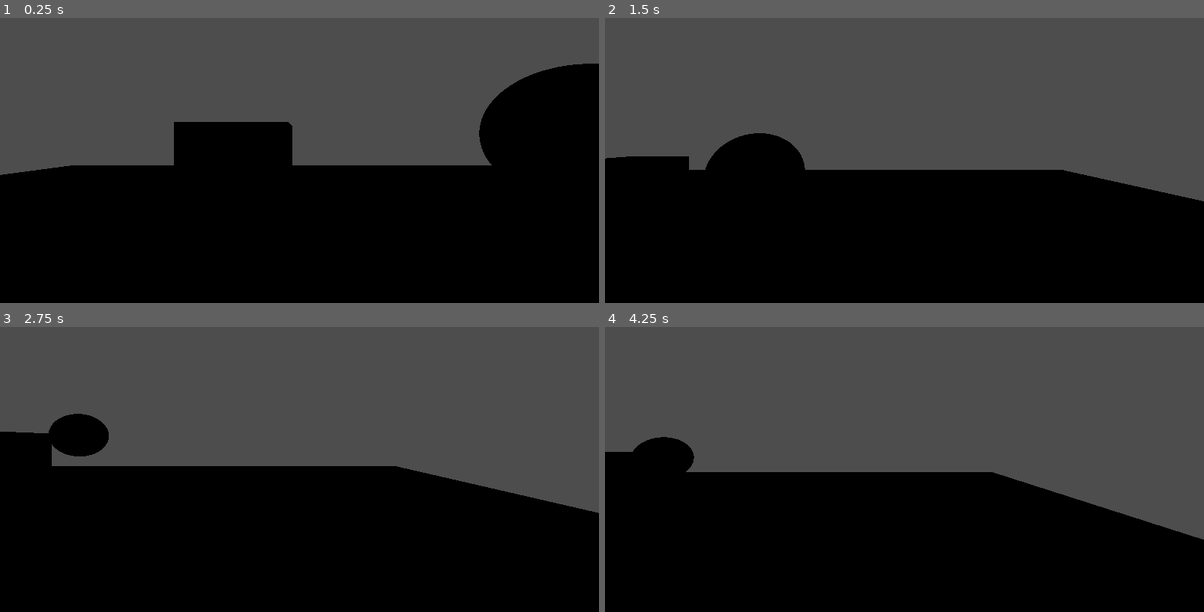
Above: before the commit, frames 1-4 (two rows, left to right).
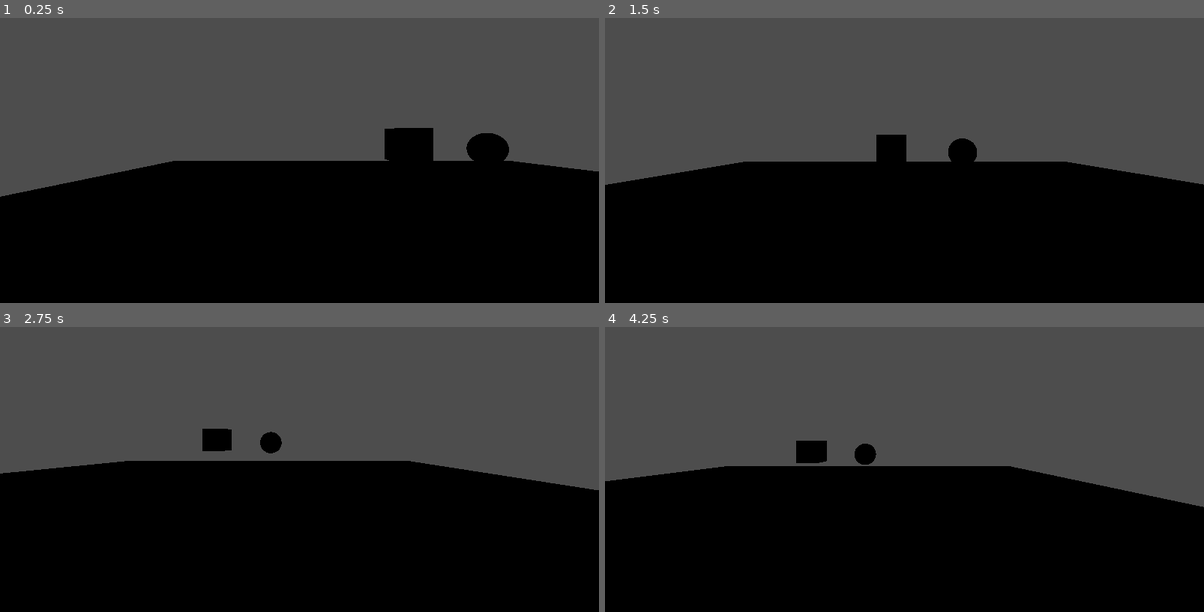
Above: after the commit, the same moments.

Repository: memjamim/FishGame
Game: Godot game, scene res://scenes/main.tscn
The game is run twice, just before and just after one commit, with the same random seed, the same clock (stepped at 60 frames per second) and the same inputs. The project has no main scene, so this scene is started directly.
Inputs:
- Up to frame 1 (0.25 s): no input
- Up to frame 2 (1.5 s): hold D (right) 0.53-1.28 s; tap E (interact) at 0.6 s; tap Space (jump) at 0.77, 0.8, 1.07, 1.35 s; hold S (back) from 1.28 s (still down)
- Up to frame 3 (2.75 s): tap Space (jump) at 1.52, 1.82, 2.3 s; tap E (interact) at 1.55 s; release S (back) at 2.03 s; hold D (right) from 2.03 s (still down); tap W (foward) at 2.1 s
- Up to frame 4 (4.25 s): tap E (interact) at 2.85, 3.6 s; tap Space (jump) at 3.02, 3.32, 3.77, 3.8, 4.07 s; release D (right) at 3.53 s; hold A (left) from 3.53 s (still down)

The runs differ from the first frame. In frame 1, 11% of the frame differs, in the area x 0-100%, y 16-63%; in frame 2, 5.4%; in frame 3, 5.6%; in frame 4, 5.8%.

Commit message:
made collectable green

Diff:
--- a/fish-game-project-folder/scenes/collectable.tscn
+++ b/fish-game-project-folder/scenes/collectable.tscn
@@ -1,11 +1,15 @@
-[gd_scene load_steps=3 format=3 uid="uid://dwpucejsk2ip7"]
+[gd_scene load_steps=4 format=3 uid="uid://dwpucejsk2ip7"]
+
+[sub_resource type="StandardMaterial3D" id="StandardMaterial3D_llqga"]
+resource_local_to_scene = true
+albedo_color = Color(0, 1, 0, 1)
 
 [sub_resource type="BoxMesh" id="BoxMesh_btn5c"]
+material = SubResource("StandardMaterial3D_llqga")
 
 [sub_resource type="BoxShape3D" id="BoxShape3D_lv5as"]
 
 [node name="Collectable" type="MeshInstance3D" groups=["collectable"]]
-transform = Transform3D(1, 0, 0, 0, 1, 0, 0, 0, 1, -0.593392, 1.59937, -2.75328)
 mesh = SubResource("BoxMesh_btn5c")
 
 [node name="StaticBody3D" type="StaticBody3D" parent="."]
--- a/fish-game-project-folder/scenes/main.tscn
+++ b/fish-game-project-folder/scenes/main.tscn
@@ -1,7 +1,7 @@
 [gd_scene load_steps=7 format=3 uid="uid://boq60tw26s0p0"]
 
 [ext_resource type="PackedScene" uid="uid://dwpucejsk2ip7" path="res://scenes/collectable.tscn" id="1_13t8r"]
-[ext_resource type="PackedScene" uid="uid://c8v7kcsljbcru" path="res://player.tscn" id="2_wtlgb"]
+[ext_resource type="PackedScene" uid="uid://c8v7kcsljbcru" path="res://scenes/player.tscn" id="2_wtlgb"]
 
 [sub_resource type="PlaneMesh" id="PlaneMesh_4pro5"]
 size = Vector2(30, 30)
@@ -16,7 +16,7 @@
 [node name="Main" type="Node3D"]
 
 [node name="Ground" type="MeshInstance3D" parent="."]
-transform = Transform3D(1, 0, 0, 0, 1, 0, 0, 0, 1, 0, -0.0166724, 0)
+transform = Transform3D(1, 0, 0, 0, 1, 0, 0, 0, 1, 0, -0.8597791, 0)
 mesh = SubResource("PlaneMesh_4pro5")
 
 [node name="StaticBody3D" type="StaticBody3D" parent="Ground"]
@@ -26,9 +26,10 @@
 shape = SubResource("ConcavePolygonShape3D_6uye4")
 
 [node name="Collectable" parent="." instance=ExtResource("1_13t8r")]
+transform = Transform3D(1, 0, 0, 0, 1, 0, 0, 0, 1, -0.49200106, 1.1473517, -1.9697227)
 
 [node name="MeshInstance3D" type="MeshInstance3D" parent="."]
-transform = Transform3D(1, 0, 0, 0, 1, 0, 0, 0, 1, 2, 2, -2)
+transform = Transform3D(1, 0, 0, 0, 1, 0, 0, 0, 1, 2, 1.0158763, -2)
 mesh = SubResource("SphereMesh_xjmee")
 
 [node name="StaticBody3D" type="StaticBody3D" parent="MeshInstance3D"]
@@ -37,4 +38,4 @@
 shape = SubResource("SphereShape3D_4vypp")
 
 [node name="Player" parent="." instance=ExtResource("2_wtlgb")]
-transform = Transform3D(1, 0, 0, 0, 1, 0, 0, 0, 1, 0, 1.5226922, 0)
+transform = Transform3D(1, 0, 0, 0, 1, 0, 0, 0, 1, -3.8105135, 0.9833269, 5.1511974)
--- a/fish-game-project-folder/scripts/player.gd
+++ b/fish-game-project-folder/scripts/player.gd
@@ -9,6 +9,9 @@
 const SPEED = 5.0
 const JUMP_VELOCITY = 4.5
 
+
+func _ready() -> void:
+	print('total collectables: ', self.collectables)
 
 func _physics_process(delta: float) -> void:
 	# Add the gravity.
@@ -23,13 +26,19 @@
 	# As good practice, you should replace UI actions with custom gameplay actions.
 	var input_dir := Input.get_vector("left", "right", "foward", "back")
 
+	# If we're in water, use Space and Shift to move up and down.
+	# Else, cant move up and down with controlls. Velocity is controlled by jump
 	var up_down_dir
 	if IS_IN_WATER:
 		up_down_dir = Input.get_axis("down", "up")
 	else:
 		up_down_dir = 0
 
+	# Sets the direction of movement based on input_dir and up_down_dir
 	var direction := (transform.basis * Vector3(input_dir.x, up_down_dir, input_dir.y)).normalized()
+
+	# Set speed in the direction
+	# If in water, y direction is considered as well
 	if direction:
 		velocity.x = direction.x * SPEED
 		velocity.z = direction.z * SPEED
@@ -43,12 +52,13 @@
 
 	move_and_slide()
 
+	# If the raycast sees an object, the player presses E, and the object is a collectable
 	if (
 		ray_cast_3d.is_colliding()
 		and Input.is_action_just_pressed("interact")
 		and (ray_cast_3d.get_collider().get_parent().is_in_group('collectable'))
 	):
+		# Increase the total number of collectables and delete the interacted object
 		self.collectables += 1
-		print('collect')
 		print('total collectables: ', self.collectables)
 		ray_cast_3d.get_collider().get_parent().queue_free()
Renamed: fish-game-project-folder/player.tscn -> fish-game-project-folder/scenes/player.tscn
